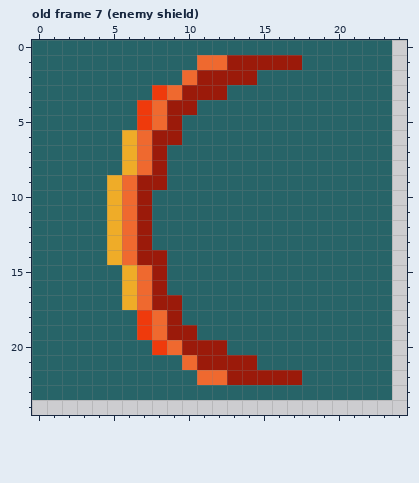
Pixel-art file, stored at gfx/dice-faces.aseprite. Above is the file before it was changed.
32x32 pixels, 7 frames. Shown: old frame 7 (enemy shield): x 0..24, y 0..24.
Now the later version:
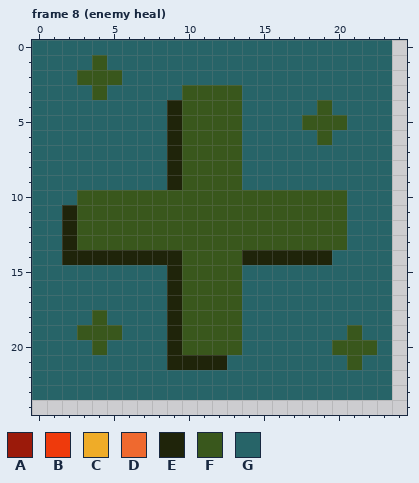
Palette (. is transparent): A #9b1a0a  B #ef3a0c  C #efac28  D #ef692f  E #1f240a  F #39571c  G #276468
A new or re-ordered frame is compared with the old frame closest to it.
From the commit log: Start adding enemy attacks
The exact change:
frames 7 -> 8
Frame 8 (enemy heal) is new; against old frame 7 (enemy shield), layer "Layer 1":
y 1: x 4 G -> F; x 11..17 DDAAAAA -> GGGGGGG
y 2: x 3..5 GGG -> FFF; x 10..14 DAAAA -> GGGGG
y 3: x 4 G -> F; x 8..13 BDAAAG -> GGFFFF
y 4: x 7..13 BDAAGGG -> GGEFFFF; x 19 G -> F
y 5: x 7..13 BDAGGGG -> GGEFFFF; x 18..20 GGG -> FFF
y 6: x 6..13 CDAAGGGG -> GGGEFFFF; x 19 G -> F
y 7..8: x 6..13 CDAGGGGG -> GGGEFFFF
y 9: x 5..13 CDAAGGGGG -> GGGGEFFFF
y 10: x 3..20 GGCDAGGGGGGGGGGGGG -> FFFFFFFFFFFFFFFFFF
y 11..13: x 2..20 GGGCDAGGGGGGGGGGGGG -> EFFFFFFFFFFFFFFFFFF
y 14: x 2..19 GGGCDAAGGGGGGGGGGG -> EEEEEEEEFFFFEEEEEE
y 15..16: x 6..13 CDAGGGGG -> GGGEFFFF
y 17: x 6..13 CDAAGGGG -> GGGEFFFF
y 18: x 4 G -> F; x 7..13 BDAGGGG -> GGEFFFF
y 19: x 3..5 GGG -> FFF; x 7..13 BDAAGGG -> GGEFFFF; x 21 G -> F
y 20: x 4 G -> F; x 8..13 BDAAAG -> GEFFFF; x 20..22 GGG -> FFF
y 21: x 9..14 GDAAAA -> EEEEGG; x 21 G -> F
y 22: x 11..17 DDAAAAA -> GGGGGGG
Where, in picture pixels (left, top, right, bottom), the same in both pictures:
changed: (62, 55, 377, 385)
